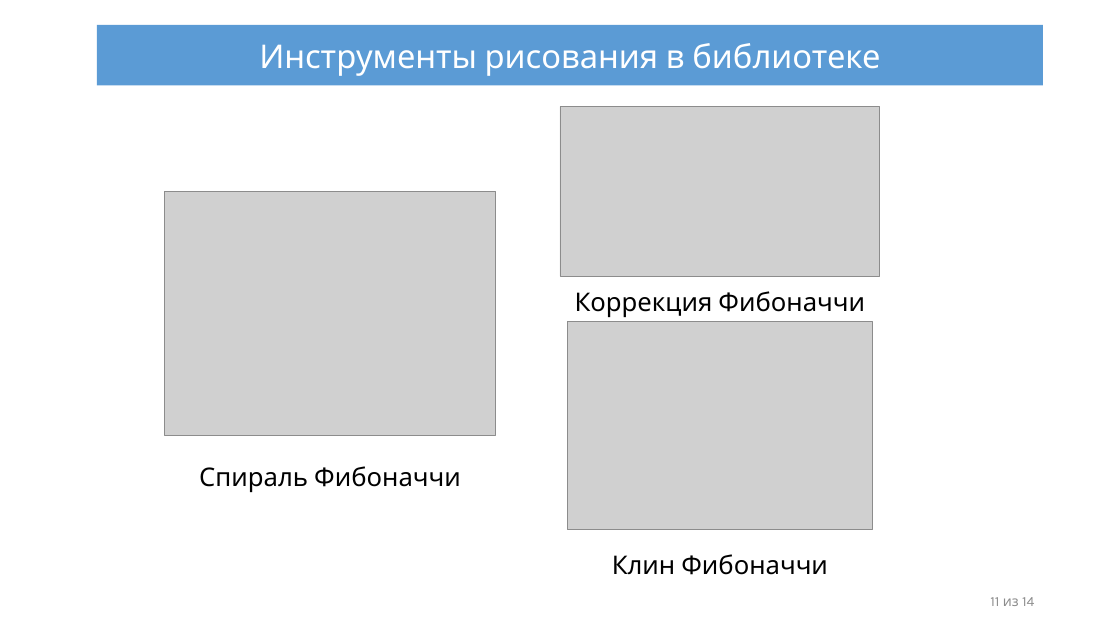
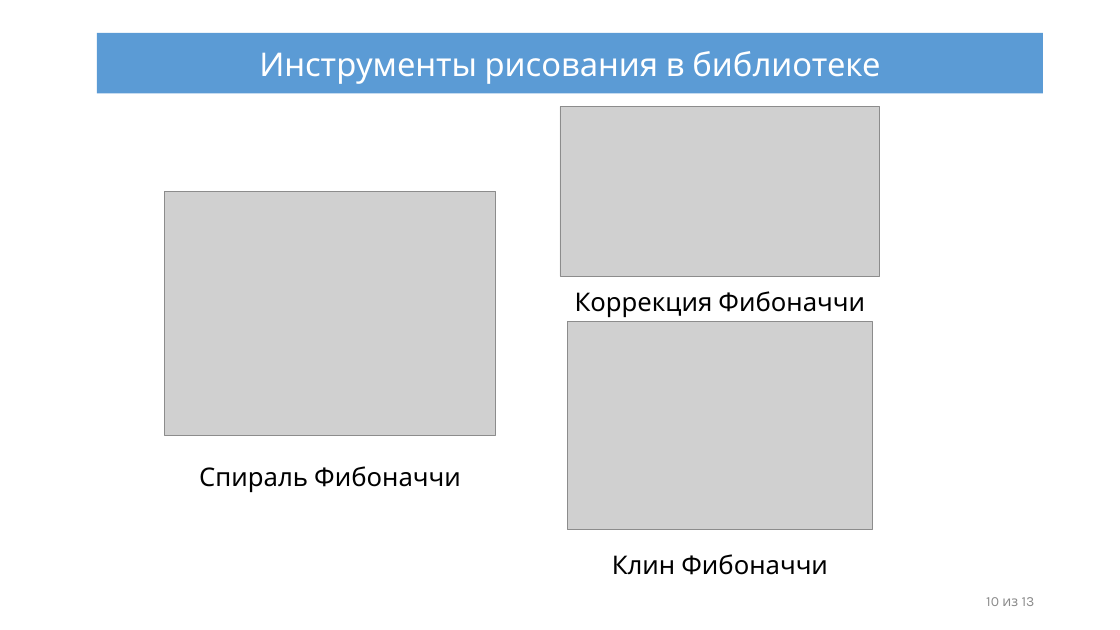
Before and after one commit to IliiaDenisov/masters-thesis, a slide deck: slide 10 of src/Презентация диплома.pptx. Drawn at 1120x630 pixels with LibreOffice and Linux fonts; fonts in the diff are those of the drawing; grey boxes stand for pictures. Boxes give left, top, right and bottom in pixels: in the first picture for what was removed or moved away, otherwise in the second. Text is boxed around its words. In the diff, an @@ line names an element or a change of style, - is before the commit and + after.

```diff
--- a/src/Презентация диплома.pptx
+++ b/src/Презентация диплома.pptx
@@ rectangle "Инструменты рисования в библиотеке": place and size @@
-rectangle "Инструменты рисования в библиотеке" at box(97, 25, 1043, 86)
+rectangle "Инструменты рисования в библиотеке" at box(97, 33, 1043, 93)
@@ text at box(986, 597, 1035, 606): text changed @@
-11 из 14
+10 из 13
```
Also in this commit, not shown: 11 other slides changed.
